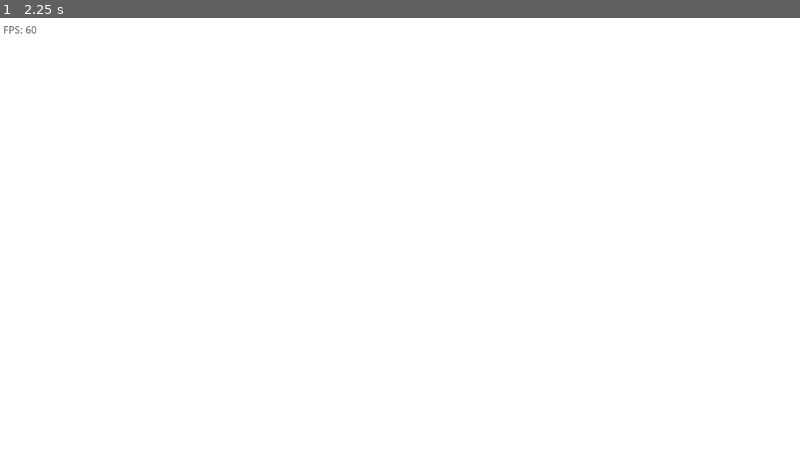
Above: before the commit, frame 1.
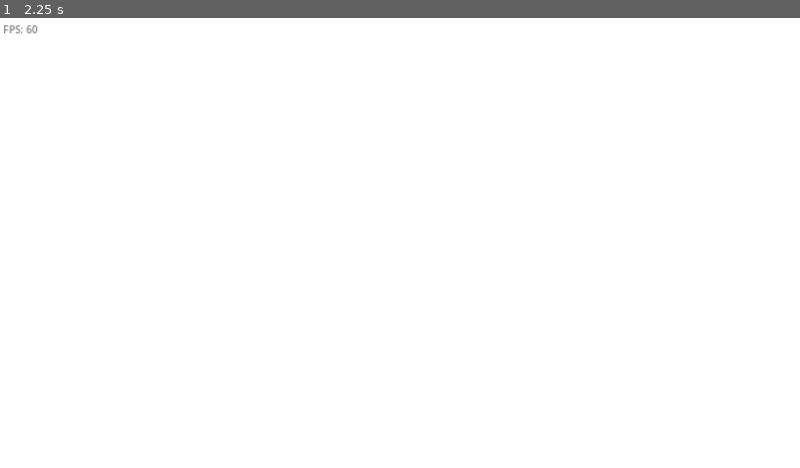
Above: after the commit, the same moment.

Repository: jfakult/particle_system
Game: Godot game, scene res://particle_system.tscn
Same seed, same stepped clock (60 frames per second), same inputs: the game is played once before the commit and once after it.
Inputs:
- Up to frame 1 (2.25 s): tap Enter at 0.5, 2 s; tap Space at 1.25 s

The runs differ from the first frame. In frame 1, less than 0.1% of the frame differs, in the area x 0-5%, y 1-4%.
Error before the commit: Attempt to call function 'texture_create' in base 'null instance' on a null instance. (res://slime_mold.gd:124)
Error after the commit: Attempt to call function 'texture_create' in base 'null instance' on a null instance. (res://slime_mold.gd:130)

Commit message:
Probably still some debugging to do but it looks cool

Diff:
--- a/project.godot
+++ b/project.godot
@@ -24,5 +24,7 @@
 
 window/size/viewport_width=1280
 window/size/viewport_height=720
-window/size/mode=2
+window/size/mode=3
+window/size/resizable=false
+window/stretch/mode="canvas_items"
 window/vsync/vsync_mode=0
--- a/slime_mold.gd
+++ b/slime_mold.gd
@@ -9,10 +9,13 @@
 var display_texture: ImageTexture
 
 var rd = RenderingServer.create_local_rendering_device()
-var shader
 var compute_list
-var pipeline #: RDComputePipeline
-var uniform_set
+
+var agents_shader
+var diffuse_shader
+var agents_pipeline
+var diffuse_pipeline
+
 var shader_agents_buffer
 var agents_uniform: RDUniform
 var species_uniform: RDUniform
@@ -70,7 +73,10 @@
 				start_pos = Vector2(randi() % slime_settings.width, randi() % slime_settings.height)
 				angle = random_angle
 			slime_settings.SpawnMode.INWARD_CIRCLE:
-				start_pos = center + Vector2(randf(), randf()).normalized() * slime_settings.height * 0.5
+				start_pos = center + (Vector2(randf() - 0.5, randf() - 0.5)) * Vector2(randf(), randf()).normalized() * (slime_settings.height / 2.0)
+				angle = (center - start_pos).angle()
+			slime_settings.SpawnMode.INWARD_SQUARE:
+				start_pos = center + (Vector2(randf() - 0.5, randf() - 0.5)) * (slime_settings.height / 2.0)
 				angle = (center - start_pos).angle()
 			slime_settings.SpawnMode.RANDOM_CIRCLE:
 				start_pos = center + Vector2(randf(), randf()).normalized() * slime_settings.height * 0.15
@@ -120,7 +126,7 @@
 	fmt.usage_bits = RenderingDevice.TEXTURE_USAGE_STORAGE_BIT + RenderingDevice.TEXTURE_USAGE_CAN_UPDATE_BIT + RenderingDevice.TEXTURE_USAGE_CAN_COPY_FROM_BIT
 
 	trail_map_image = Image.create(slime_settings.width, slime_settings.height, false, Image.FORMAT_RGBAF)
-	trail_map_image.fill(Color(0.2, 0.2, 0.2, 1))
+	trail_map_image.fill(Color(0.0, 0.0, 0.0, 1))
 	trail_map_texture = rd.texture_create(fmt, RDTextureView.new(), [trail_map_image.get_data()])
 
 	var diffused_trail_image : Image = Image.create(slime_settings.width, slime_settings.height, false, Image.FORMAT_RGBAF)
@@ -131,7 +137,11 @@
 
 	var shader_file = load("res://slime.glsl")
 	var shader_spirv: RDShaderSPIRV = shader_file.get_spirv()
-	shader = rd.shader_create_from_spirv(shader_spirv)
+	agents_shader = rd.shader_create_from_spirv(shader_spirv)
+	var shader_file2 = load("res://diffuse_map.glsl")
+	var shader_spirv2: RDShaderSPIRV = shader_file2.get_spirv()
+	diffuse_shader = rd.shader_create_from_spirv(shader_spirv2)
+
 
 	var agents = init_agents()
 	var agents_list = []
@@ -179,16 +189,24 @@
 	floats_uniform = build_shader_buffer(float_buffer, RenderingDevice.UNIFORM_TYPE_STORAGE_BUFFER, 4)
 
 	# Create a compute pipeline
-	#pipeline = rd.compute_pipeline_create(shader)
+	agents_pipeline = rd.compute_pipeline_create(agents_shader)
+	diffuse_pipeline = rd.compute_pipeline_create(diffuse_shader)
+
 	#compute_list = rd.compute_list_begin()
-	#rd.compute_list_bind_compute_pipeline(compute_list, pipeline)
-	#rd.compute_list_end()
-
-	#run_simulation(0.0)
-
+	#rd.compute_list_bind_compute_pipeline(compute_list, agents_pipeline)
+	#rd.compute_list_bind_compute_pipeline(compute_list, diffuse_pipeline)
+
+	var old_trail_weight = slime_settings.trail_weight
+	slime_settings.trail_weight = 255.0
+	run_simulation(1 / 60.0)
+	slime_settings.trail_weight = old_trail_weight
 
 # Main simulation loop
 func _process(delta: float):
+	# if less than 1 second, wait
+	if Time.get_ticks_msec() < 3000:
+		return
+
 	for i in range(slime_settings.steps_per_frame):
 		run_simulation(delta)
 
@@ -198,7 +216,7 @@
 # Run a single step of the simulation
 func run_simulation(delta: float):
 	# Update delta time uniform
-	var float_data = [slime_settings.trail_weight, delta, slime_settings.num_agents]
+	var float_data = [slime_settings.trail_weight, delta, slime_settings.diffuse_rate, slime_settings.decay_rate, slime_settings.num_agents]
 	var float_buffer = pack_array(float_data)
 	floats_uniform = build_shader_buffer(float_buffer, RenderingDevice.UNIFORM_TYPE_STORAGE_BUFFER, 4)
 
@@ -207,22 +225,41 @@
 	#rd.texture_update(trail_map_texture, 0, trail_map_image.get_data())
 
 	# Create the uniform set
-	uniform_set = rd.uniform_set_create([
+	var uniform_set = rd.uniform_set_create([
 		agents_uniform,
 		species_uniform,
 		trail_map_uniform,
 		screen_size_uniform,
 		floats_uniform
-	], shader, 0)
-
-	pipeline = rd.compute_pipeline_create(shader)
+	], agents_shader, 0)
+
+
+	var uniform_set2 = rd.uniform_set_create([
+		trail_map_uniform,
+		screen_size_uniform,
+		floats_uniform
+	], diffuse_shader, 0)
+
+	# Dispatch compute shader, device limit is 65535
+
 	compute_list = rd.compute_list_begin()
-	rd.compute_list_bind_compute_pipeline(compute_list, pipeline)
+
 	rd.compute_list_bind_uniform_set(compute_list, uniform_set, 0)
-
-	# Dispatch compute shader, device limit is 65535
-	@warning_ignore("integer_division")
-	rd.compute_list_dispatch(compute_list, ceil(slime_settings.num_agents / 128.0) + 1, 1, 1)
+	rd.compute_list_bind_compute_pipeline(compute_list, agents_pipeline)
+	rd.compute_list_dispatch(compute_list, ceil(slime_settings.num_agents / 128.0), 1, 1)
+
+	rd.compute_list_end()
+
+	# Submit to GPU and wait for sync
+	rd.submit()
+	rd.sync()
+
+	compute_list = rd.compute_list_begin()
+
+	rd.compute_list_bind_uniform_set(compute_list, uniform_set2, 0)
+	rd.compute_list_bind_compute_pipeline(compute_list, diffuse_pipeline)
+	rd.compute_list_dispatch(compute_list, ceil(slime_settings.width / 16.0), ceil(slime_settings.height / 16.0), 1)
+
 	rd.compute_list_end()
 
 	# Submit to GPU and wait for sync
--- a/slime_settings.gd
+++ b/slime_settings.gd
@@ -8,7 +8,7 @@
 var num_agents: int
 
 # Enum for spawn modes
-enum SpawnMode { RANDOM, POINT, INWARD_CIRCLE, RANDOM_CIRCLE }
+enum SpawnMode { RANDOM, POINT, INWARD_CIRCLE, INWARD_SQUARE, RANDOM_CIRCLE }
 var spawn_mode: int
 
 # Trail Settings
@@ -19,9 +19,9 @@
 # Species settings as an array of SpeciesSettings resources
 var species_settings: Array[SpeciesSettings]
 
-func _init(_steps_per_frame: int = 1, _width: int = 1280, _height: int = 720, _num_agents: int = 10000,
-           _spawn_mode: int = SpawnMode.RANDOM, _trail_weight: float = 1.0, _decay_rate: float = 1.0,
-           _diffuse_rate: float = 1.0, _species_settings: Array[SpeciesSettings] = [SpeciesSettings.new()]):
+func _init(_steps_per_frame: int = 1, _width: int = 1280, _height: int = 720, _num_agents: int = 100000,
+           _spawn_mode: int = SpawnMode.INWARD_CIRCLE, _trail_weight: float = 1.0, _decay_rate: float = 0.995,
+           _diffuse_rate: float = 10.0, _species_settings: Array[SpeciesSettings] = [SpeciesSettings.new()]):
     steps_per_frame = _steps_per_frame
     width = _width
     height = _height
--- a/species_settings.gd
+++ b/species_settings.gd
@@ -17,8 +17,8 @@
 '''
 move_speed : turn_speed ~= 100 : 1.5
 '''
-func _init(_move_speed: float = 100.0, _turn_speed: float = 1.5, _sensor_angle_spacing: float = PI / 6,
-           _sensor_offset_dst: float = 6.0, _sensor_size: int = 3, _colour: Vector4 = Vector4(0.6, 0.5, 1, 1)):
+func _init(_move_speed: float = 100.0, _turn_speed: float = 1.2, _sensor_angle_spacing: float = PI / 6,
+           _sensor_offset_dst: float = 3.0, _sensor_size: int = 2, _colour: Vector4 = Vector4(0.6, 0.5, 1, 1)):
     move_speed = _move_speed
     turn_speed = _turn_speed
     sensor_angle_spacing = _sensor_angle_spacing
Not shown, added: diffuse_map.glsl
Not shown, added: diffuse_map.glsl.import
Not shown, changed: slime.glsl
